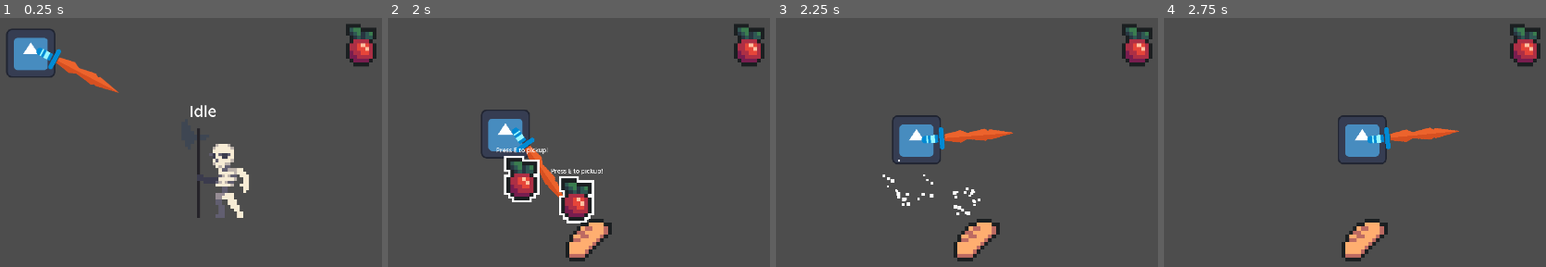
Above: before the commit, frames 1-4 (left to right).
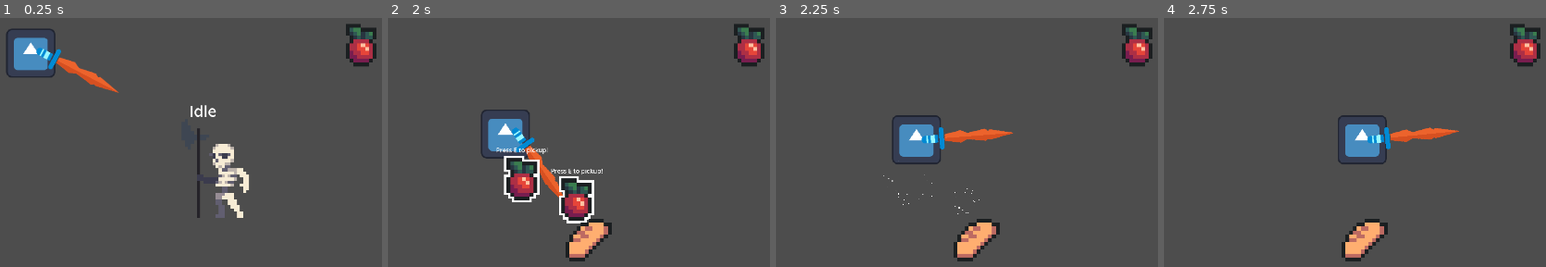
Above: after the commit, the same moments.

Repository: TBrush123/cooking-game
Game: Godot game, scene res://Test/node.tscn
Same seed, same stepped clock (60 frames per second), same inputs: the game is played once before the commit and once after it. The engine's default icon, where the game draws it, is replaced by a stand-in: a white triangle on a blue panel in a dark square.
Inputs (mouse positions are in pixels of both pictures, inside the frame that each line leads up to):
- Up to frame 1 (0.25 s): no input
- Up to frame 2 (2 s): move the mouse to (outside the picture) at 0.52 s; hold D (Right) 0.53-1.28 s; tap E (Pickup) at 0.6, 1.55 s; move the mouse to (586, 232) at 1.27 s; hold S (Down) from 1.28 s (still down); click (586, 232) at 1.35 s
- Up to frame 3 (2.25 s): tap E (Pickup) at 2, 2.1 s; move the mouse to (outside the picture) at 2.02 s; release S (Down) at 2.03 s; hold D (Right) from 2.03 s (still down)
- Up to frame 4 (2.75 s): keep holding D (Right)

Frames 1-2 are identical in both runs. In frame 3, 0.4% of the frame differs, in the area x 27-54%, y 56-80%; in frame 4, nothing differs.

Commit message:
Small tweaks

Diff:
--- a/Items/item.gd
+++ b/Items/item.gd
@@ -23,9 +23,11 @@
 	label.text = ""
 
 func pickup():
-	var pickup_sparkle = pickup_sparkle_scene.instantiate()
-	pickup_sparkle.position = global_position
-	get_parent().add_child(pickup_sparkle)
-	pickup_sparkle.restart()
+	if pickup_sparkle_scene:
+		var pickup_sparkle = pickup_sparkle_scene.instantiate()
+		pickup_sparkle.position = global_position
+		get_parent().add_child(pickup_sparkle)
+		pickup_sparkle.restart()
+
 	Global.add_ingredient(item_name)
 	queue_free()
--- a/Items/pickup_sparkle.tscn
+++ b/Items/pickup_sparkle.tscn
@@ -11,5 +11,4 @@
 gravity = Vector2(0, 0)
 initial_velocity_min = 150.0
 initial_velocity_max = 300.0
-scale_amount_min = 5.0
-scale_amount_max = 10.0
+scale_amount_max = 3.0
